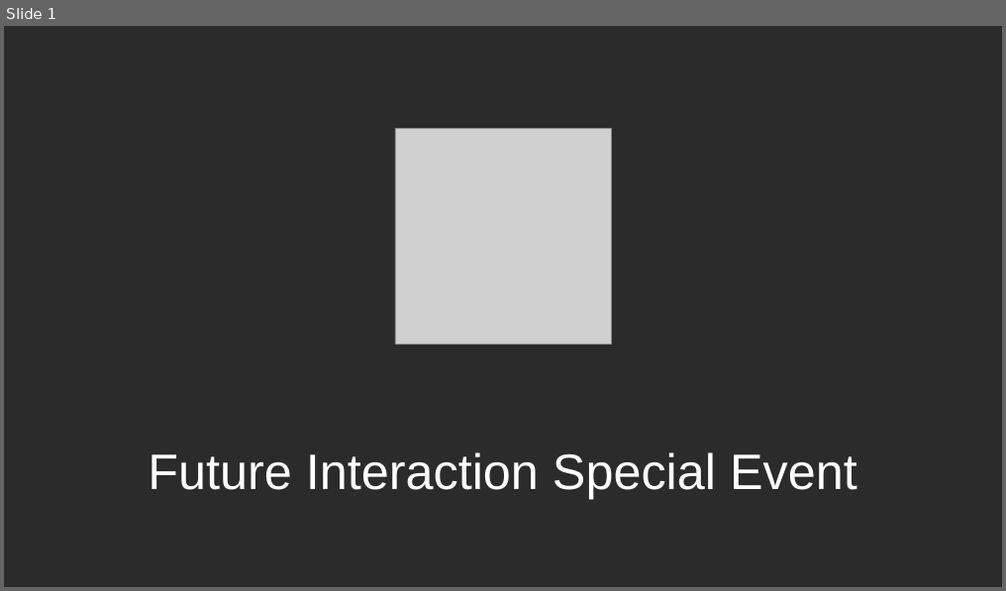
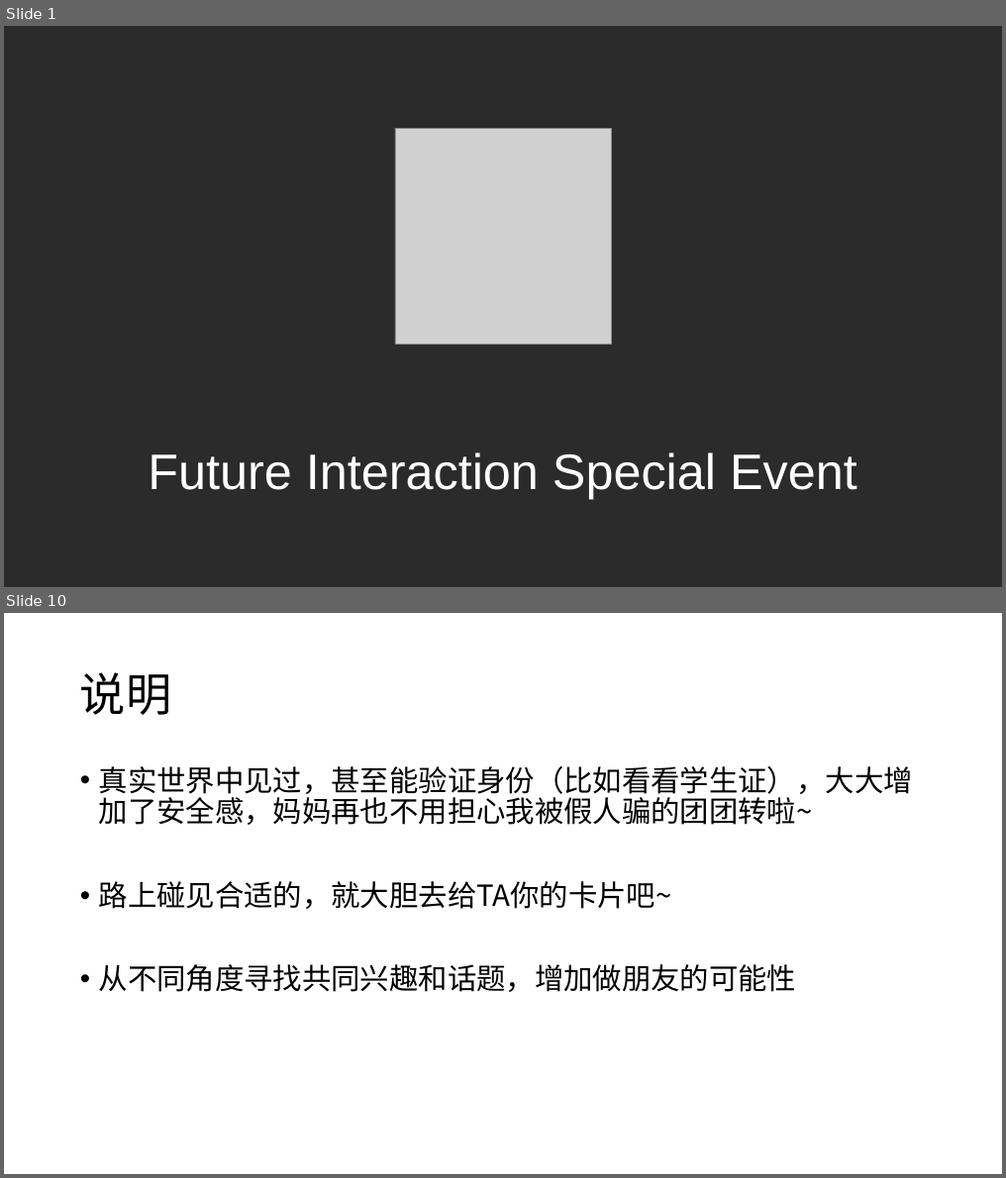
Before and after one commit to TingliangZhang/girlsday2021, a slide deck: LaunchEvent/2021FutureInteractionSpacialEvent.pptx. Shown one above the other, each under a label of ours: slide 1 before the commit, slides 1 and 10 after it; the slides between them are not shown. The pictures are 1006x591 and 1006x1178 pixels, drawn with LibreOffice and Linux fonts; fonts in the diff are those of the drawing; grey boxes stand for pictures; background and template pictures are left out; a plain dark background stands for a picture behind light text. Boxes give left, top, right and bottom in pixels: in the first picture for what was removed or moved away, otherwise in the second. Text is boxed around its words. In the diff, an @@ line names an element or a change of style, - is before the commit and + after.

```diff
--- a/LaunchEvent/2021FutureInteractionSpacialEvent.pptx
+++ b/LaunchEvent/2021FutureInteractionSpacialEvent.pptx
@@ slide 10 added at <box>4,613,1002,1174</box>, background #FFFFFF @@
@@ title added at <box>80,672,171,715</box>, 44 pt, text #000000 @@
+说明
@@ text added at <box>99,766,913,992</box>, 28 pt, text #000000 @@
+• 真实世界中见过，甚至能验证身份（比如看看学生证），大大增加了安全感，妈妈再也不用担心我被假人骗的团团转啦~
+• 路上碰见合适的，就大胆去给TA你的卡片吧~
+• 从不同角度寻找共同兴趣和话题，增加做朋友的可能性
```
Also in this commit, not shown: 8 other slides added, 1 slide removed.
